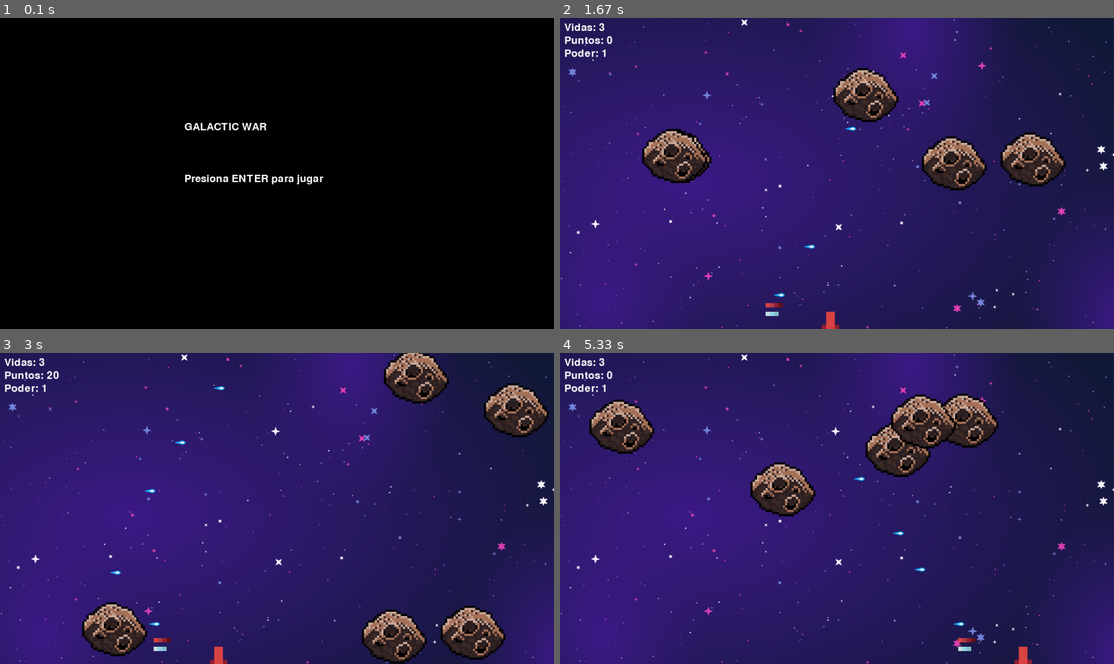
Above: before the commit, frames 1-4 (two rows, left to right).
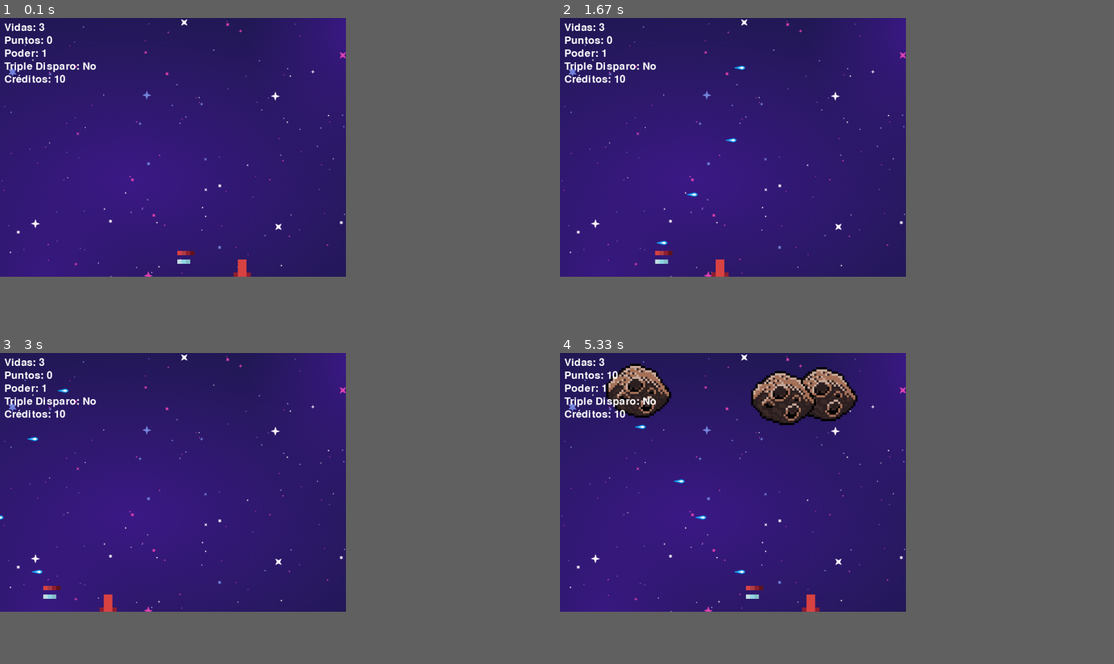
Above: after the commit, the same moments.

Repository: JuanEstebanAstaiza/pygametestkodland
Game: pygame game, started from main.py
Same seed, same stepped clock (60 frames per second), same inputs: the game is played once before the commit and once after it.
Inputs:
- Up to frame 1 (0.1 s): no input
- Up to frame 2 (1.67 s): tap Enter at 0.33 s; tap Space at 0.67, 1.07, 1.37, 1.63 s; hold S 1-1.53 s; hold Left 1-1.53 s; hold Left from 1.57 s (still down)
- Up to frame 3 (3 s): tap Space at 1.93, 2.2, 2.5, 2.63, 2.93 s; release Left at 2.1 s; hold Left 2.13-2.53 s; hold Right from 2.57 s (still down)
- Up to frame 4 (5.33 s): release Right at 3.2 s; tap Enter at 3.73, 4.07 s; hold Right 4.4-4.87 s; tap Space at 4.47, 4.77, 4.97, 5.27 s; hold Right from 4.9 s (still down)
In our replay, the window is 900x506 before the commit and 562x421 after it. These sizes can differ from the game's own. Grey fills any space a smaller window leaves; there, only what the larger window draws over its background counts as a difference.

The runs differ from the first frame. In frame 1, 52% of the frame differs, in the area x 0-63%, y 0-84%; in frame 2, 18%; in frame 3, 46%; in frame 4, 22%.

Commit message:
Versión funcional con tienda y 2 boosts

Diff:
--- a/main.py
+++ b/main.py
@@ -1,39 +1,40 @@
 import pygame
 import random
-
-# Inicializar Pygame
+import time
+import os
+
 pygame.init()
 
 # Configuración de pantalla
-WIDTH, HEIGHT = 1280, 720
+WIDTH, HEIGHT = 800, 600
 screen = pygame.display.set_mode((WIDTH, HEIGHT))
 pygame.display.set_caption("Galactic War")
 
 # Colores
 WHITE = (255, 255, 255)
 BLACK = (0, 0, 0)
-RED = (255, 0, 0)
-BLUE = (0, 0, 255)
+RED   = (255, 0, 0)
+
+# Rutas base para recursos
+BASE_PATH = os.path.dirname(__file__)
 
 # Cargar imágenes
-player_img = pygame.image.load("player.png")
-enemy_img = pygame.image.load("enemy.png")
-boss_img = pygame.image.load("boss.png")
-bullet_img = pygame.image.load("bullet.png")
-background_img = pygame.image.load("background.png")
-
-# Sonidos
-shoot_sound = pygame.mixer.Sound("shoot.wav")
-explosion_sound = pygame.mixer.Sound("explosion.wav")
+player_img = pygame.image.load(os.path.join(BASE_PATH, "player.png"))
+enemy_img = pygame.image.load(os.path.join(BASE_PATH, "enemy.png"))
+boss_img = pygame.image.load(os.path.join(BASE_PATH, "boss.png"))
+bullet_img = pygame.image.load(os.path.join(BASE_PATH, "bullet.png"))
+background_img = pygame.image.load(os.path.join(BASE_PATH, "background.png"))
+
+# Cargar sonidos
+shoot_sound = pygame.mixer.Sound(os.path.join(BASE_PATH, "shoot.wav"))
+explosion_sound = pygame.mixer.Sound(os.path.join(BASE_PATH, "explosion.wav"))
 
 # Fuente
 font = pygame.font.Font(None, 36)
-
 
 def show_text(text, x, y, color=WHITE):
     label = font.render(text, True, color)
     screen.blit(label, (x, y))
-
 
 # Clase Jugador
 class Player:
@@ -45,11 +46,14 @@
         self.lives = 3
         self.score = 0
         self.power = 1
+        self.triple_shot = False
+        self.credits = 10
 
     def move(self, keys):
-        if keys[pygame.K_LEFT] and self.x > 0:
+        # Se elimina la restricción con los bordes
+        if keys[pygame.K_LEFT]:
             self.x -= self.speed
-        if keys[pygame.K_RIGHT] and self.x < WIDTH - 64:
+        if keys[pygame.K_RIGHT]:
             self.x += self.speed
 
     def draw(self):
@@ -57,24 +61,25 @@
         show_text(f"Vidas: {self.lives}", 10, 10)
         show_text(f"Puntos: {self.score}", 10, 40)
         show_text(f"Poder: {self.power}", 10, 70)
-
+        show_text(f"Triple Disparo: {'Sí' if self.triple_shot else 'No'}", 10, 100)
+        show_text(f"Créditos: {self.credits}", 10, 130)
 
 # Clase Enemigo
 class Enemy:
     def __init__(self, enemy_type="normal"):
         self.type = enemy_type
         self.image = enemy_img if self.type == "normal" else boss_img
-        self.x = random.randint(0, WIDTH - 64)
+        self.x = random.randint(0, WIDTH - self.image.get_width())
         self.y = random.randint(-100, -40)
         self.speed = random.randint(2, 4) if self.type == "normal" else 2
-        self.health = 1 if self.type == "normal" else 10
+        # Enemigos normales tienen 1 vida, bosses resisten 3 disparos
+        self.health = 1 if self.type == "normal" else 3
 
     def move(self):
         self.y += self.speed
 
     def draw(self):
         screen.blit(self.image, (self.x, self.y))
-
 
 # Clase Bala
 class Bullet:
@@ -91,115 +96,156 @@
     def draw(self):
         screen.blit(self.image, (self.x, self.y))
 
-
-# Pantallas del juego
-def show_menu():
-    screen.fill(BLACK)
-    show_text("GALACTIC WAR", WIDTH // 3, HEIGHT // 3)
-    show_text("Presiona ENTER para jugar", WIDTH // 3, HEIGHT // 2)
-    pygame.display.update()
-    waiting = True
-    while waiting:
-        for event in pygame.event.get():
-            if event.type == pygame.QUIT:
-                pygame.quit()
-                exit()
-            if event.type == pygame.KEYDOWN and event.key == pygame.K_RETURN:
-                waiting = False
-
-
-def game_over():
-    screen.fill(BLACK)
-    show_text("GAME OVER", WIDTH // 3, HEIGHT // 3, RED)
-    show_text("Presiona ENTER para reiniciar", WIDTH // 3, HEIGHT // 2)
-    pygame.display.update()
-    waiting = True
-    while waiting:
-        for event in pygame.event.get():
-            if event.type == pygame.QUIT:
-                pygame.quit()
-                exit()
-            if event.type == pygame.KEYDOWN and event.key == pygame.K_RETURN:
-                main()
-
-
+# Función de colisión utilizando rectángulos
+def check_collision(bullets, enemies, player):
+    for bullet in bullets[:]:
+        bullet_rect = pygame.Rect(bullet.x, bullet.y, bullet.image.get_width(), bullet.image.get_height())
+        for enemy in enemies[:]:
+            enemy_rect = pygame.Rect(enemy.x, enemy.y, enemy.image.get_width(), enemy.image.get_height())
+            if bullet_rect.colliderect(enemy_rect):
+                enemy.health -= bullet.power
+                if bullet in bullets:
+                    bullets.remove(bullet)
+                if enemy.health <= 0:
+                    if enemy in enemies:
+                        enemies.remove(enemy)
+                    explosion_sound.play()
+                    player.score += 10
+                    # Si se eliminó un boss, se otorga 1 crédito extra.
+                    if enemy.type != "normal":
+                        player.credits += 1
+                break
+
+# Función de la tienda (menú de pausa)
 def shop(player):
-    screen.fill(BLACK)
-    show_text("Tienda - Mejora tu Nave", WIDTH // 3, HEIGHT // 4)
-    show_text("1. Aumentar Poder (20 puntos)", WIDTH // 4, HEIGHT // 3)
-    show_text("Presiona la tecla correspondiente para comprar", WIDTH // 5, HEIGHT // 2)
-    pygame.display.update()
-    waiting = True
-    while waiting:
+    shop_running = True
+    while shop_running:
+        screen.fill(BLACK)
+        show_text("Tienda - Mejora tu Nave", WIDTH // 3, HEIGHT // 4)
+        show_text("1. Triple Disparo (7 créditos)", WIDTH // 4, HEIGHT // 3)
+        show_text("2. 2 Vidas extra (7 créditos)", WIDTH // 4, int(HEIGHT // 2.5))
+        show_text("Presiona ESC para volver", WIDTH // 4, int(HEIGHT // 2))
+        pygame.display.update()
+
         for event in pygame.event.get():
             if event.type == pygame.QUIT:
                 pygame.quit()
                 exit()
             if event.type == pygame.KEYDOWN:
-                if event.key == pygame.K_1 and player.score >= 20:
-                    player.power += 1
-                    player.score -= 20
-                waiting = False
-
-
+                if event.key == pygame.K_1:
+                    if player.credits >= 7:
+                        player.triple_shot = True
+                        player.credits -= 7
+                elif event.key == pygame.K_2:
+                    if player.credits >= 7:
+                        player.lives += 2
+                        player.credits -= 7
+                elif event.key == pygame.K_ESCAPE:
+                    shop_running = False
+        pygame.time.delay(50)
+
+# Función de Game Over
+def game_over(player):
+    game_over_running = True
+    while game_over_running:
+        screen.fill(BLACK)
+        show_text("GAME OVER", WIDTH // 3, HEIGHT // 3, RED)
+        show_text(f"Puntos: {player.score}", WIDTH // 3, HEIGHT // 2, WHITE)
+        show_text("Presiona ESC para salir", WIDTH // 3, int(HEIGHT // 1.5), WHITE)
+        pygame.display.update()
+        for event in pygame.event.get():
+            if event.type == pygame.QUIT:
+                pygame.quit()
+                exit()
+            if event.type == pygame.KEYDOWN:
+                if event.key == pygame.K_ESCAPE:
+                    pygame.quit()
+                    exit()
+        pygame.time.delay(50)
+
+# Función principal
 def main():
     clock = pygame.time.Clock()
+    player = Player()
+    enemies = []
+    bullets = []
+    last_enemy_spawn_time = time.time()
+    group_count = 0  # Cuenta los grupos de enemigos normales generados
+
     running = True
-    player = Player()
-    enemies = [Enemy() for _ in range(5)]
-    bullets = []
-    show_menu()
-    level = 1
-
+    paused = False
     while running:
-        screen.blit(background_img, (0, 0))
-        keys = pygame.key.get_pressed()
-
+        # Manejo de eventos
         for event in pygame.event.get():
             if event.type == pygame.QUIT:
                 running = False
             if event.type == pygame.KEYDOWN:
+                # Presionar ESC alterna la pausa y abre la tienda
+                if event.key == pygame.K_ESCAPE:
+                    paused = not paused
+                    if paused:
+                        shop(player)
+                        paused = False  # Al salir de la tienda, se reanuda el juego
+                # Disparo
                 if event.key == pygame.K_SPACE:
-                    bullets.append(Bullet(player.x + 16, player.y, player.power))
+                    if player.triple_shot:
+                        bullets.append(Bullet(player.x - 20, player.y, player.power))
+                        bullets.append(Bullet(player.x, player.y, player.power))
+                        bullets.append(Bullet(player.x + 20, player.y, player.power))
+                    else:
+                        bullets.append(Bullet(player.x, player.y, player.power))
                     shoot_sound.play()
-                if event.key == pygame.K_s:
-                    shop(player)
-
-        player.move(keys)
-        player.draw()
-
-        for enemy in enemies:
-            enemy.move()
-            enemy.draw()
-            if enemy.y > HEIGHT:
-                player.lives -= 1
-                enemies.remove(enemy)
-                enemies.append(Enemy())
-                if player.lives == 0:
-                    game_over()
-
-        for bullet in bullets:
-            bullet.move()
-            bullet.draw()
-            for enemy in enemies:
-                if bullet.y < enemy.y + 64 and bullet.x in range(enemy.x, enemy.x + 64):
-                    explosion_sound.play()
-                    enemy.health -= bullet.power
-                    if enemy.health <= 0:
-                        player.score += 10
-                        enemies.remove(enemy)
-                        if random.randint(1, 5) == 1:
-                            enemies.append(Enemy("boss"))
-                        else:
-                            enemies.append(Enemy())
-                    bullets.remove(bullet)
-                    break
+
+        # Lógica del juego cuando no está en pausa
+        if not paused:
+            screen.blit(background_img, (0, 0))
+            keys = pygame.key.get_pressed()
+            player.move(keys)
+
+            # Generar enemigos cada 5 segundos
+            if time.time() - last_enemy_spawn_time > 5:
+                group_count += 1
+                # Generar 3 enemigos normales
+                for _ in range(3):
+                    enemies.append(Enemy("normal"))
+                # Cada 3 grupos, generar 2 bosses
+                if group_count % 3 == 0:
+                    for _ in range(2):
+                        enemies.append(Enemy("boss"))
+                last_enemy_spawn_time = time.time()
+
+            # Actualizar y dibujar enemigos
+            for enemy in enemies[:]:
+                enemy.move()
+                enemy.draw()
+                # Si el enemigo pasa la zona del jugador, se le resta una vida
+                if enemy.y > player.y + player.image.get_height():
+                    enemies.remove(enemy)
+                    player.lives -= 1
+
+            # Actualizar y dibujar balas
+            for bullet in bullets[:]:
+                bullet.move()
+                bullet.draw()
+                # Remover bala si sale de la pantalla
+                if bullet.y < 0:
+                    if bullet in bullets:
+                        bullets.remove(bullet)
+
+            # Comprobar colisiones
+            check_collision(bullets, enemies, player)
+
+            # Dibujar jugador
+            player.draw()
 
         pygame.display.update()
         clock.tick(60)
 
+        # Revisar condición de Game Over
+        if player.lives < 0:
+            game_over(player)
+
     pygame.quit()
-
 
 if __name__ == "__main__":
     main()
